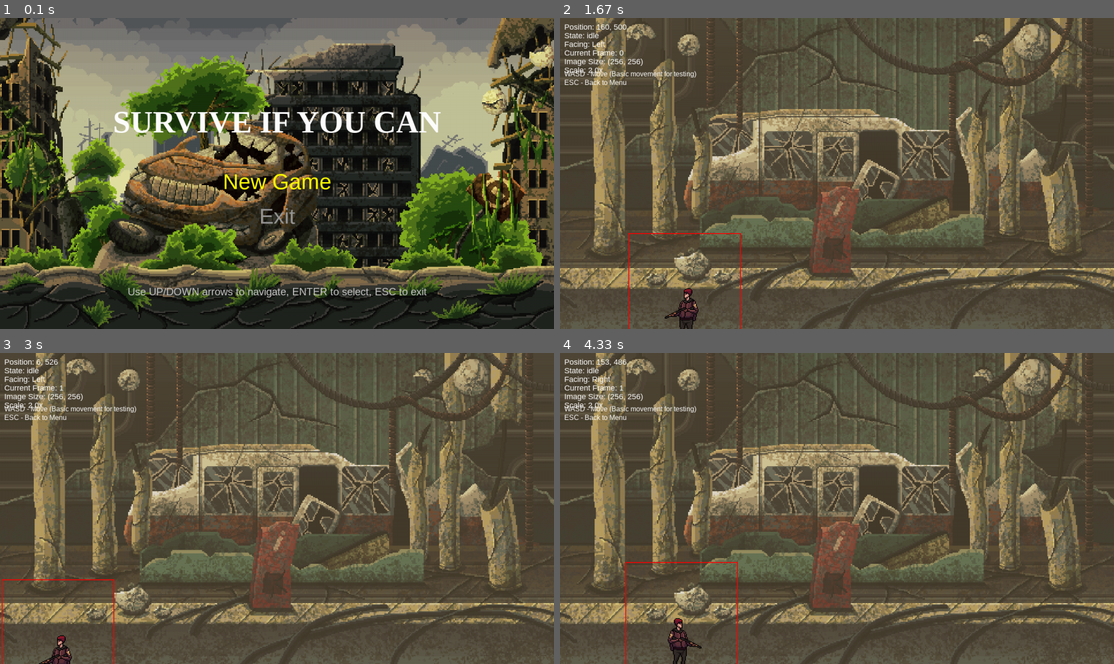
Above: before the commit, frames 1-4 (two rows, left to right).
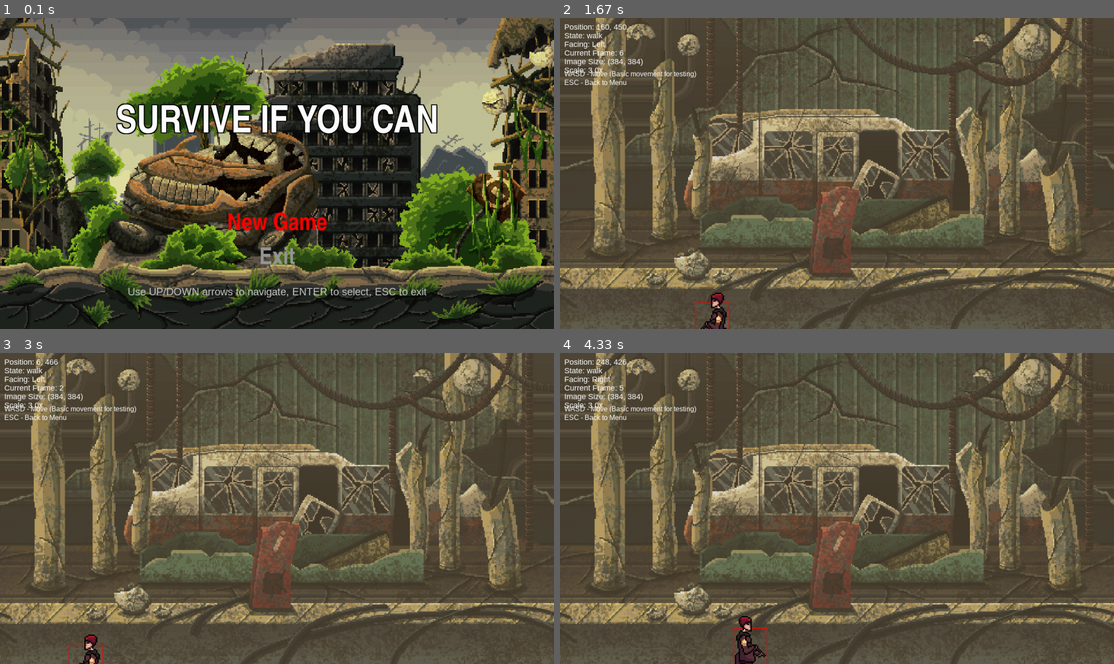
Above: after the commit, the same moments.

Repository: ViniciusH97/pygame
Game: pygame game, started from jogo6/a06/jogo.py
The game is run twice, just before and just after one commit, with the same random seed, the same clock (stepped at 60 frames per second) and the same inputs.
Inputs:
- Up to frame 1 (0.1 s): no input
- Up to frame 2 (1.67 s): tap Enter at 0.33, 0.67 s; hold Right 1-1.47 s; hold Left from 1.5 s (still down)
- Up to frame 3 (3 s): release Left at 2.03 s; hold Down 2.07-2.37 s; hold Left 2.4-2.8 s; hold Up from 2.83 s (still down)
- Up to frame 4 (4.33 s): release Up at 3.2 s; tap Shift at 3.23 s; hold Shift 3.57-4.2 s; hold Right 3.57-4.2 s; hold Right from 4.23 s (still down)

The runs differ from the first frame. In frame 1, 4.4% of the frame differs, in the area x 20-80%, y 27-80%; in frame 2, 1.0%; in frame 3, 0.8%; in frame 4, 1.2%.

Commit message:
seleção de personagem, menu e hitbox

Diff:
--- a/jogo6/a06/jogo.py
+++ b/jogo6/a06/jogo.py
@@ -60,20 +60,23 @@
                 screen.blit(layer, (x - WINDOW_WIDTH, 0))
 
 class Player:
-    def __init__(self, x, y):
+    def __init__(self, x, y, character="Raider_1"):
         self.world_x = x
         self.world_y = y
         self.speed = 200
         self.run_speed = 350
-        self.scale = 2.0
-        self.rect = pygame.Rect(x, y, 128 * self.scale, 128 * self.scale)
+        self.scale = 3.0
+        hitbox_width = int(128 * self.scale * 0.2)
+        hitbox_height = int(128 * self.scale * 0.4)
+        self.rect = pygame.Rect(x, y, hitbox_width, hitbox_height)
         self.facing_right = True
         self.attack_combo = 0
         self.animation_timer = 0
         self.current_state = "idle"
         self.animation_complete = True
-
-        raider_dir = os.path.join(IMAGES_DIR, "Raider_1")
+        self.character = character
+
+        raider_dir = os.path.join(IMAGES_DIR, character)
 
         try:
             idle_path = os.path.join(raider_dir, "Idle.png")
@@ -84,9 +87,8 @@
 
             self.animations = {
                 "idle": AnimatedSprite(idle_path, 128, 128, 6, 200),  # 6 frames, 128x128 each
-                # Temporarily comment out other animations to focus on idle
-                # "walk": AnimatedSprite(os.path.join(raider_dir, "Walk.png"), 128, 128, 8, 100),
-                # "run": AnimatedSprite(os.path.join(raider_dir, "Run.png"), 128, 128, 8, 80),
+                "walk": AnimatedSprite(os.path.join(raider_dir, "Walk.png"), 128, 128, 8, 100),
+                "run": AnimatedSprite(os.path.join(raider_dir, "Run.png"), 128, 128, 8, 80),
                 # "attack_1": AnimatedSprite(os.path.join(raider_dir, "Attack_1.png"), 128, 128, 4, 150),
                 # "attack_2": AnimatedSprite(os.path.join(raider_dir, "Attack_2.png"), 128, 128, 4, 150),
                 # "shot": AnimatedSprite(os.path.join(raider_dir, "Shot.png"), 128, 128, 4, 120),
@@ -106,7 +108,7 @@
             fallback_anim.frame_count = 1
             fallback_anim.frame_duration = 200
 
-            for anim_name in ["walk", "run", "attack_1", "attack_2", "shot", "recharge", "hurt", "dead", "jump"]:
+            for anim_name in ["attack_1", "attack_2", "shot", "recharge", "hurt", "dead", "jump"]:
                 self.animations[anim_name] = fallback_anim
 
         except Exception as e:
@@ -142,30 +144,44 @@
                 self.animation_complete = True
                 self.animation_timer = 0
 
+        # Check if SHIFT is pressed for running
+        if keys[K_LSHIFT] or keys[K_RSHIFT]:
+            is_running = True
+            current_speed = self.run_speed
+        else:
+            current_speed = self.speed
+
         if self.current_state in ["idle", "walk", "run"]:
             if keys[K_a] or keys[K_LEFT]:
-                movement -= self.speed * dt / 1000
+                movement -= current_speed * dt / 1000
                 self.facing_right = False
                 is_moving = True
 
             if keys[K_d] or keys[K_RIGHT]:
-                movement += self.speed * dt / 1000
+                movement += current_speed * dt / 1000
                 self.facing_right = True
                 is_moving = True
 
             if keys[K_w] or keys[K_UP]:
-                self.world_y -= self.speed * dt / 1000
+                self.world_y -= current_speed * dt / 1000
                 is_moving = True
 
             if keys[K_s] or keys[K_DOWN]:
-                self.world_y += self.speed * dt / 1000
+                self.world_y += current_speed * dt / 1000
                 is_moving = True
 
         self.world_x += movement
 
-        self.world_y = max(0, min(self.world_y, 635))
-
-        self.current_state = "idle"
+        self.world_y = max(375, min(self.world_y, 500))
+
+        # Determine animation state based on movement and running
+        if is_moving:
+            if is_running:
+                self.current_state = "run"
+            else:
+                self.current_state = "walk"
+        else:
+            self.current_state = "idle"
 
         self.current_animation = self.animations[self.current_state]
         self.current_animation.update(dt)
@@ -193,7 +209,111 @@
             fallback.fill((255, 0, 255))
             return fallback
 
-def game():
+def character_selection():
+    clock = pygame.time.Clock()
+    running = True
+
+    # Character options
+    characters = ["Raider_1", "Raider_2", "Raider_3"]
+    selected_character = 0
+
+    # Load character animations for preview
+    character_previews = {}
+    for char in characters:
+        try:
+            char_dir = os.path.join(IMAGES_DIR, char)
+            idle_path = os.path.join(char_dir, "Idle.png")
+            if os.path.exists(idle_path):
+                character_previews[char] = AnimatedSprite(idle_path, 128, 128, 6, 200)
+            else:
+                # Fallback
+                fallback_surface = pygame.Surface((128, 128))
+                fallback_surface.fill((100, 100, 100))
+                fallback_anim = AnimatedSprite.__new__(AnimatedSprite)
+                fallback_anim.frames = [fallback_surface]
+                fallback_anim.current_frame = 0
+                fallback_anim.frame_timer = 0
+                fallback_anim.frame_count = 1
+                fallback_anim.frame_duration = 200
+                fallback_anim.update = lambda dt: None
+                fallback_anim.get_current_frame = lambda: fallback_surface
+                character_previews[char] = fallback_anim
+        except Exception as e:
+            print(f"Error loading {char}: {e}")
+            # Create fallback
+            fallback_surface = pygame.Surface((128, 128))
+            fallback_surface.fill((100, 100, 100))
+            fallback_anim = AnimatedSprite.__new__(AnimatedSprite)
+            fallback_anim.frames = [fallback_surface]
+            fallback_anim.current_frame = 0
+            fallback_anim.frame_timer = 0
+            fallback_anim.frame_count = 1
+            fallback_anim.frame_duration = 200
+            fallback_anim.update = lambda dt: None
+            fallback_anim.get_current_frame = lambda: fallback_surface
+            character_previews[char] = fallback_anim
+
+    title_font = pygame.font.SysFont("Impact", 80)
+    instruction_font = pygame.font.SysFont("Arial", 24)
+
+    while running:
+        dt = clock.tick(60)
+
+        for event in pygame.event.get():
+            if event.type == QUIT:
+                return "exit", None
+            if event.type == KEYDOWN:
+                if event.key == K_LEFT:
+                    selected_character = (selected_character - 1) % len(characters)
+                elif event.key == K_RIGHT:
+                    selected_character = (selected_character + 1) % len(characters)
+                elif event.key == K_RETURN:
+                    return "game", characters[selected_character]
+                elif event.key == K_ESCAPE:
+                    return "menu", None
+
+        # Update character animations
+        for char_anim in character_previews.values():
+            char_anim.update(dt)
+
+        # Black background
+        screen.fill((0, 0, 0))
+
+        title_text = title_font.render("SELECT CHARACTER", True, (255, 255, 255))
+        screen.blit(title_text, (WINDOW_WIDTH // 2 - title_text.get_width() // 2, 150))
+
+        # Character previews (larger size)
+        char_spacing = WINDOW_WIDTH // 4
+        char_y = WINDOW_HEIGHT // 2 - 200
+        char_size = 320  # Increased from 256
+
+        for i, char in enumerate(characters):
+            char_x = char_spacing * (i + 1) - char_size // 2
+
+            # Character preview
+            char_image = character_previews[char].get_current_frame()
+            scaled_char = pygame.transform.scale(char_image, (char_size, char_size))
+
+            # Selection border (red color)
+            if i == selected_character:
+                pygame.draw.rect(screen, (255, 0, 0), (char_x - 5, char_y - 5, char_size + 10, char_size + 10), 4)
+            else:
+                pygame.draw.rect(screen, (100, 100, 100), (char_x - 5, char_y - 5, char_size + 10, char_size + 10), 2)
+
+            screen.blit(scaled_char, (char_x, char_y))
+
+        # Instructions
+        instructions = [
+            "Use LEFT/RIGHT arrows to select character",
+            "ENTER to confirm selection, ESC to go back"
+        ]
+        for i, instruction in enumerate(instructions):
+            inst_text = instruction_font.render(instruction, True, (200, 200, 200))
+            screen.blit(inst_text, (WINDOW_WIDTH // 2 - inst_text.get_width() // 2, WINDOW_HEIGHT - 100 + i * 30))
+
+        pygame.display.flip()
+
+def game(selected_character="Raider_1"):
     clock = pygame.time.Clock()
     running = True
 
@@ -210,7 +330,7 @@
             game_layers.append(img)
 
     game_background = Background(game_layers, game_speeds)
-    player = Player(100, 500)
+    player = Player(100, 450, selected_character)
 
     while running:
         dt = clock.tick(60)
@@ -237,8 +357,17 @@
         player_screen_y = player.world_y
         player_image = player.get_image()
 
-        border_size = int(128 * player.scale)
-        pygame.draw.rect(screen, (255, 0, 0), (player_screen_x-2, player_screen_y-2, border_size+4, border_size+4), 2)
+        # Update hitbox position - center it on the character
+        hitbox_offset_x = (int(128 * player.scale) - player.rect.width) // 2
+        hitbox_offset_y = int(128 * player.scale) - player.rect.height - 20  # 20 pixels from bottom
+
+        player.rect.x = player.world_x + hitbox_offset_x
+        player.rect.y = player.world_y + hitbox_offset_y
+
+        # Draw smaller hitbox for debugging (red border shows actual collision area)
+        hitbox_screen_x = player.rect.x - camera_x
+        hitbox_screen_y = player.rect.y
+        pygame.draw.rect(screen, (255, 0, 0), (hitbox_screen_x-2, hitbox_screen_y-2, player.rect.width+4, player.rect.height+4), 2)
 
         screen.blit(player_image, (player_screen_x, player_screen_y))
 
@@ -285,8 +414,8 @@
 
     menu_background = Background(menu_layers, menu_speeds)
 
-    title_font = pygame.font.SysFont("Times New Roman", 72, bold=True)
-    option_font = pygame.font.SysFont("Arial", 50)
+    title_font = pygame.font.SysFont("Impact", 80)
+    option_font = pygame.font.SysFont("Impact", 50)
 
     selected_option = 0
     options = ["New Game", "Exit"]
@@ -303,9 +432,9 @@
                 elif event.key == K_DOWN:
                     selected_option = (selected_option + 1) % len(options)
                 elif event.key == K_RETURN:
-                    if selected_option == 0:  # New Game
-                        return "game"
-                    elif selected_option == 1:  # Exit
+                    if selected_option == 0:
+                        return "character_selection"
+                    elif selected_option == 1:
                         return "exit"
                 elif event.key == K_ESCAPE:
                     return "exit"
@@ -315,13 +444,23 @@
         screen.fill((0, 0, 0))
         menu_background.draw(screen)
 
-        title_text = title_font.render("SURVIVE IF YOU CAN", True, (255, 255, 255))
-        screen.blit(title_text, (WINDOW_WIDTH // 2 - title_text.get_width() // 2, 200))
-
+        title_text = "SURVIVE IF YOU CAN"
+        title_y = 200
+
+        for dx in [-2, -1, 0, 1, 2]:
+            for dy in [-2, -1, 0, 1, 2]:
+                if dx != 0 or dy != 0:
+                    border_text = title_font.render(title_text, True, (0, 0, 0))
+                    screen.blit(border_text, (WINDOW_WIDTH // 2 - border_text.get_width() // 2 + dx, title_y + dy))
+
+        main_title = title_font.render(title_text, True, (255, 255, 255))
+        screen.blit(main_title, (WINDOW_WIDTH // 2 - main_title.get_width() // 2, title_y))
+
+        # Menu options positioned lower and with red selection color
         for i, option in enumerate(options):
-            color = (255, 255, 0) if i == selected_option else (150, 150, 150)
+            color = (255, 0, 0) if i == selected_option else (150, 150, 150)
             option_text = option_font.render(option, True, color)
-            screen.blit(option_text, (WINDOW_WIDTH // 2 - option_text.get_width() // 2, 350 + i * 80))
+            screen.blit(option_text, (WINDOW_WIDTH // 2 - option_text.get_width() // 2, 450 + i * 80))
 
         instruction_font = pygame.font.SysFont("Arial", 24)
         instructions = "Use UP/DOWN arrows to navigate, ENTER to select, ESC to exit"
@@ -332,12 +471,17 @@
 
 if __name__ == "__main__":
     current_state = "menu"
+    selected_character = "Raider_1"
 
     while True:
         if current_state == "menu":
             current_state = menu()
+        elif current_state == "character_selection":
+            current_state, selected_character = character_selection()
+            if selected_character is None:
+                selected_character = "Raider_1"
         elif current_state == "game":
-            current_state = game()
+            current_state = game(selected_character)
         elif current_state == "exit":
             break
 
